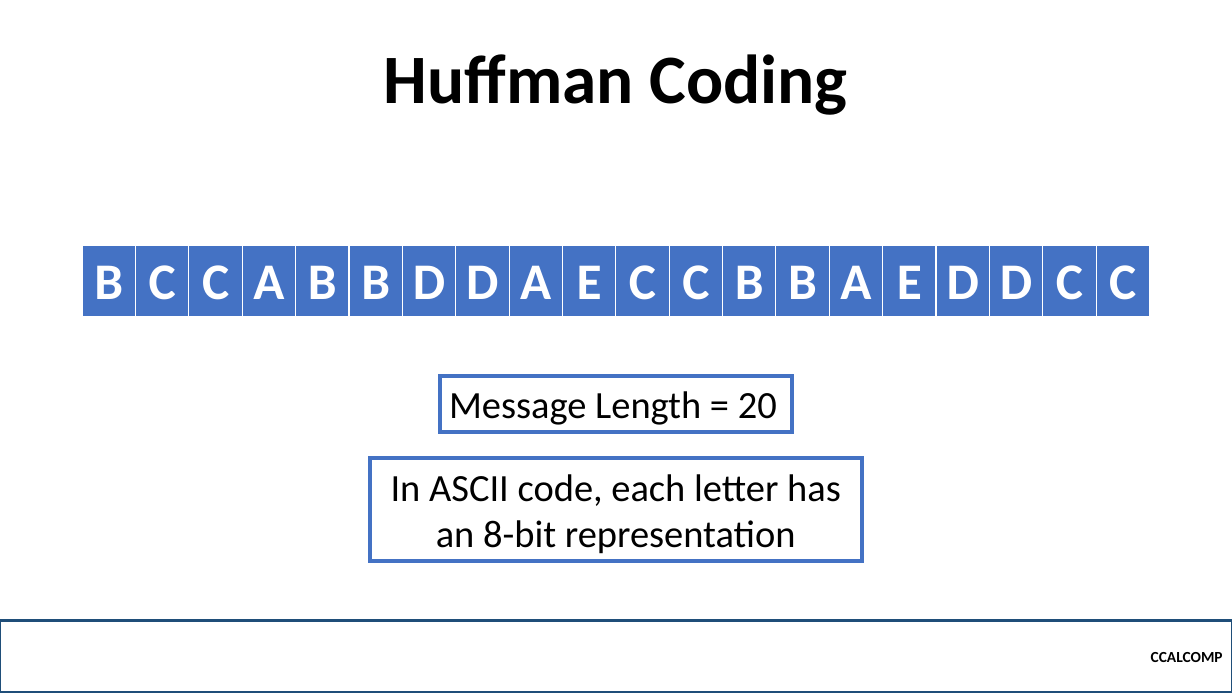
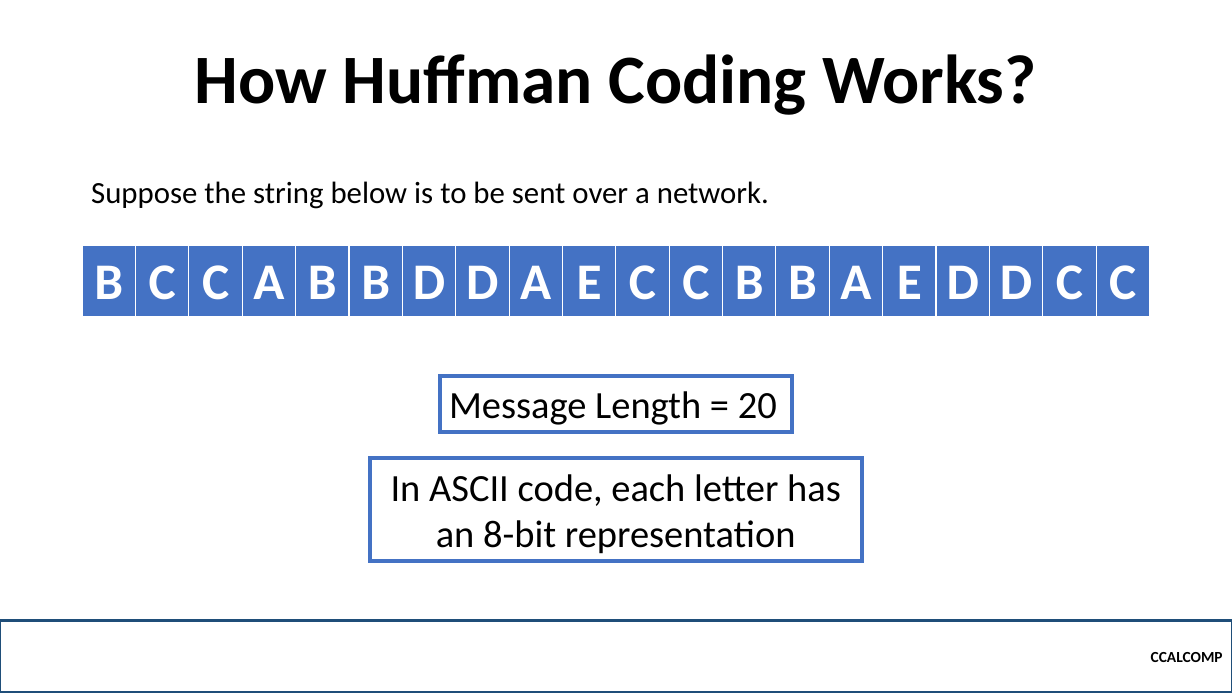
Before and after one commit to robitussin/CCALCOMP, a slide deck: slide 22 of Week 10 - Greedy Algorithms/Greedy Algorirthms.pptx. Drawn at 1232x693 pixels with LibreOffice and Linux fonts; fonts in the diff are those of the drawing; background and template pictures are left out. Boxes give left, top, right and bottom in pixels: in the first picture for what was removed or moved away, otherwise in the second. Text is boxed around its words. In the diff, an @@ line names an element or a change of style, - is before the commit and + after.

```diff
--- a/Week 10 - Greedy Algorithms/Greedy Algorirthms.pptx
+++ b/Week 10 - Greedy Algorithms/Greedy Algorirthms.pptx
@@ title at <box>195,54,1036,115</box>: text changed @@
-Huffman Coding
+How Huffman Coding Works?
@@ text added at <box>91,181,769,209</box>, 24 pt, text #000000 @@
+Suppose the string below is to be sent over a network.
```
Also in this commit, not shown: 10 other slides changed, 3 slides added.
